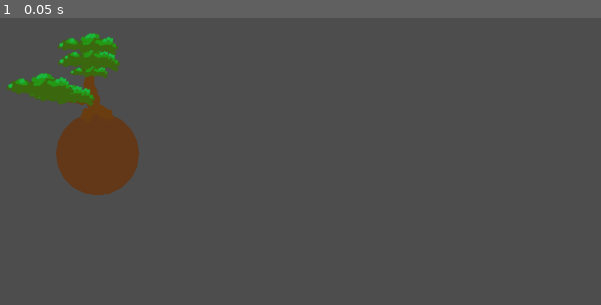
Above: before the commit, frame 1.
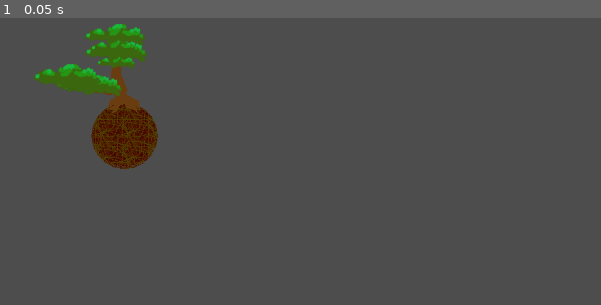
Above: after the commit, the same moment.

Repository: Fanny-Pack-Studios/medialunas-ggj23
Game: Godot game, scene res://src/Trimmer.tscn
The game is run twice, just before and just after one commit, with the same random seed, the same clock (stepped at 60 frames per second) and the same inputs.
Inputs:
- Up to frame 1 (0.05 s): no input

The runs differ from the first frame. In frame 1, 6.8% of the frame differs, in the area x 1-27%, y 2-62%.

Commit message:
La mata ahora tiene texturas placeholder

Diff:
--- a/bonsai-shop/src/Mata.gd
+++ b/bonsai-shop/src/Mata.gd
@@ -1,14 +1,15 @@
 extends Polygon2D
 
-const BASE_DISTANCE := 100
+const BASE_DISTANCE := 80
 const CENTER_OFFSET := 1.0
 const ANGLES := 20
 
+@onready var dirt := $Dirt
 
 func _ready():
-	polygon = generate_points(
+	set_shape(generate_points(
 		BASE_DISTANCE, Vector2(0, BASE_DISTANCE)
-	)
+	))
 
 
 func generate_points(at_distance: float, center := Vector2(0, 0)) -> PackedVector2Array:
@@ -25,7 +26,7 @@
 	var results = Geometry2D.clip_polygons(get_points(), new_polygon)
 	for result in results:
 		if Geometry2D.is_point_in_polygon(global_position, result):
-			polygon = points_to_local(result)
+			set_shape(points_to_local(result))
 			return
 
 
@@ -48,3 +49,11 @@
 	for point in new_points:
 		points.append(to_local(point))
 	return points
+
+func set_shape(new_points: PackedVector2Array):
+	polygon = new_points
+	var dirt_polygon := PackedVector2Array()
+	for point in new_points:
+		dirt_polygon.append(point * .95)
+	print(dirt_polygon)
+	dirt.polygon = dirt_polygon
--- a/bonsai-shop/src/Mata.tscn
+++ b/bonsai-shop/src/Mata.tscn
@@ -1,12 +1,21 @@
-[gd_scene load_steps=3 format=3 uid="uid://d336o1gya87jt"]
+[gd_scene load_steps=4 format=3 uid="uid://d336o1gya87jt"]
 
+[ext_resource type="Texture2D" uid="uid://1u35k6gloys5" path="res://assets/roots.png" id="1_awykt"]
 [ext_resource type="Script" path="res://src/Mata.gd" id="1_ay4dq"]
 [ext_resource type="PackedScene" uid="uid://cuvstdjl027sq" path="res://src/Bonsai.tscn" id="2_5brly"]
 
 [node name="Mata" type="Polygon2D"]
-color = Color(0.388235, 0.223529, 0.0980392, 1)
+texture_repeat = 2
+color = Color(0.560784, 0.560784, 0.560784, 1)
+texture = ExtResource("1_awykt")
+texture_scale = Vector2(2, 2)
 polygon = PackedVector2Array(-64, -125, -64, -125, -190, -23, -190, -23, -190, -23, -190, -23, -190, -23, -190, -23, -1 …(515 unchanged characters)…
 script = ExtResource("1_ay4dq")
 
 [node name="Bonsai" parent="." instance=ExtResource("2_5brly")]
 position = Vector2(0, -7)
+
+[node name="Dirt" type="Polygon2D" parent="."]
+show_behind_parent = true
+color = Color(0.223529, 0, 0, 1)
+polygon = PackedVector2Array(-83, 14, -83, 14, -128, 74, -97, 110, -68, 93, -68, 93, -68, 93, -68, 93, -68, 93, -68, 93, 59, 147, 59, 147, 59, 147, 59, 147, 59, 147, 59, 147, 59, 147, 59, 147, 129, 70, 129, 70, 129, 70, 129, 70, 129, 70, 129, 70, 129, 70, 129, 70, 122, -98, 122, -98, 122, -98, 122, -98, 122, -98, 122, -98, 122, -98, 122, -98, -70, -89, -70, -89, -70, -89, -70, -89, -70, -89, -70, -89, -70, -89, -70, -89)
--- a/bonsai-shop/src/Trimmer.tscn
+++ b/bonsai-shop/src/Trimmer.tscn
@@ -9,4 +9,4 @@
 cutter_scene = ExtResource("2_v0eyp")
 
 [node name="Mata" parent="." instance=ExtResource("3_4yi4j")]
-position = Vector2(345, 311)
+position = Vector2(410, 288)
Binary file added: bonsai-shop/assets/roots.png
Not shown, added: bonsai-shop/assets/roots.png.import
Not shown, added: bonsai-shop/assets/roots.png~
